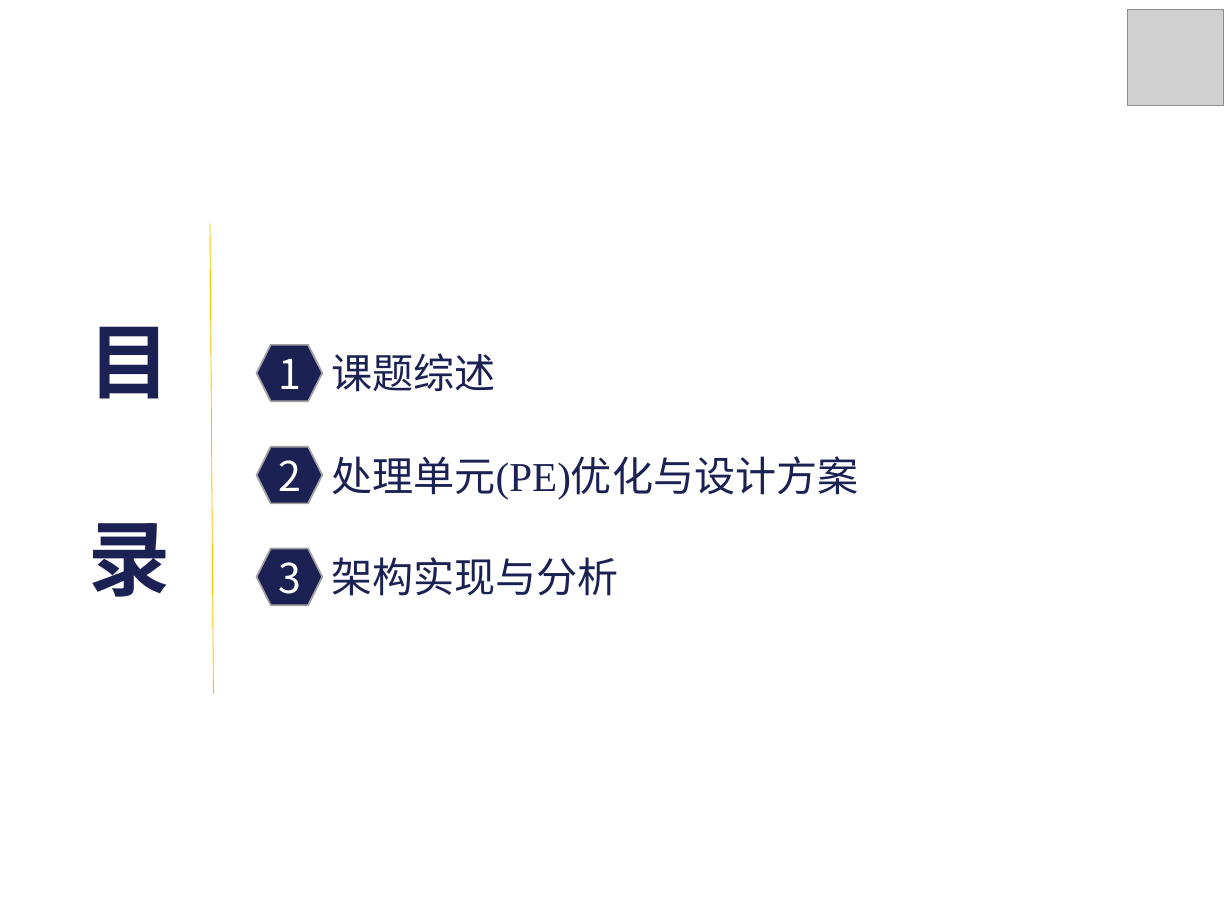
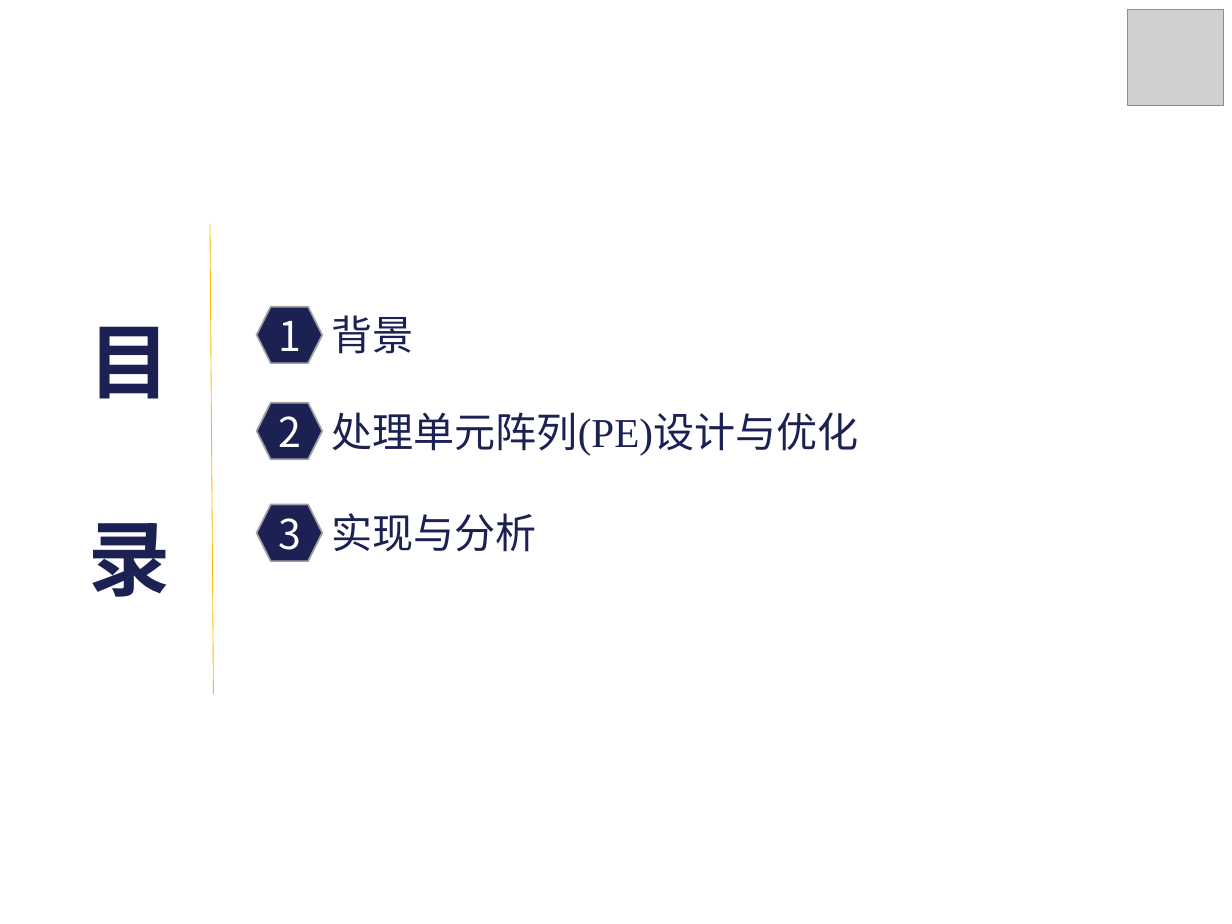
Before and after one commit to zdyzhan/bishe, a slide deck: slide 2 of 131199 李小泉.pptx. Drawn at 1232x924 pixels with LibreOffice and Linux fonts; fonts in the diff are those of the drawing; grey boxes stand for pictures. Boxes give left, top, right and bottom in pixels: in the first picture for what was removed or moved away, otherwise in the second. Text is boxed around its words. In the diff, an @@ line names an element or a change of style, - is before the commit and + after.

```diff
--- a/131199 李小泉.pptx
+++ b/131199 李小泉.pptx
@@ hexagon "1": place and size @@
-hexagon "1" at [256,345,322,402]
+hexagon "1" at [256,307,322,363]
@@ text at [331,315,413,354]: text changed @@
-课题综述
+背景
@@ hexagon "2": place and size @@
-hexagon "2" at [256,447,322,504]
+hexagon "2" at [256,403,322,460]
@@ text at [331,412,858,456]: text changed @@
-处理单元(PE)优化与设计方案
+处理单元阵列(PE)设计与优化
@@ hexagon "3": place and size @@
-hexagon "3" at [256,548,322,605]
+hexagon "3" at [256,505,322,562]
@@ text at [331,513,536,552]: text changed @@
-架构实现与分析
+实现与分析
```
Also in this commit, not shown: 33 other slides changed, 2 slides added, 8 slides removed.
